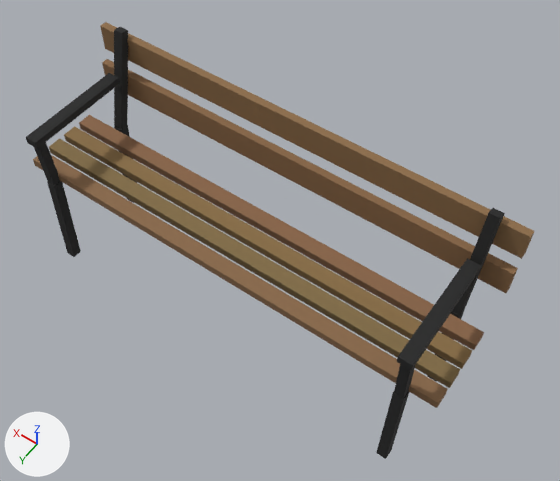
The glTF model games/yorimichi/assets/belmonte/meshes/SM_BM_BP_Bench.glb: old version first, new version second.
Before and after are seen from a 50 mm camera at (-1.133, 1.331, 2.692) aimed at (-0.099, -0.116, 0.418). Lighting does not change. The marker at lower left points along +X, +Y and +Z. The first picture is the older version. Vertices at exactly the same position are counted once.

The first picture shows 'SM_BM_BP_Bench'.
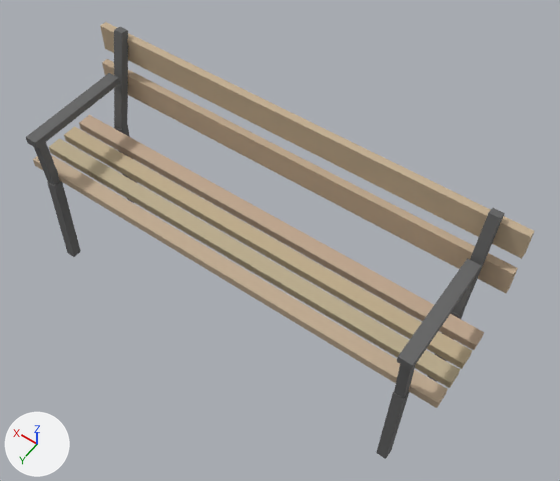
Scene script edits in JSON lines:
```json
{"block": "me_sm_bp_bench", "where": "me_sm_bp_bench.from_pydata(...)  # 128 vertices, 184 faces; spans x -0.9..0.9, y -0.34..0.21, z 0.0..0.86"}
{"block": "me_sm_bp_bench", "where": "# used by ob_sm_bm_bp_bench; location = (0.0, 0.0, 0.0)"}
{"block": "me_sm_bp_bench", "change": "me_sm_bp_bench part 1: 120 faces centred in x -0.81..0.81, y -0.32..0.21, z 0.0..0.86 are repainted in the vertex colours; the middle colour goes from black #212121 to dark grey #656565"}
{"block": "me_sm_bp_bench", "change": "me_sm_bp_bench part 2: 64 faces centred in x -0.9..0.9, y -0.34..0.16, z 0.45..0.83 are repainted in the vertex colours; the middle colour goes from brown #8d6c49 to beige #c4ae92"}
```

What differs and where, as boxes (x1, y1, x2, y2) in the pictures (560 x 481 px):
```json
{"part": 1, "of": "me_sm_bp_bench", "change": "recoloured", "before": [26, 27, 505, 459], "after": [26, 27, 505, 459]}
{"part": 2, "of": "me_sm_bp_bench", "change": "recoloured", "before": [33, 22, 534, 408], "after": [33, 22, 534, 408], "on screen": "brown to beige"}
```
